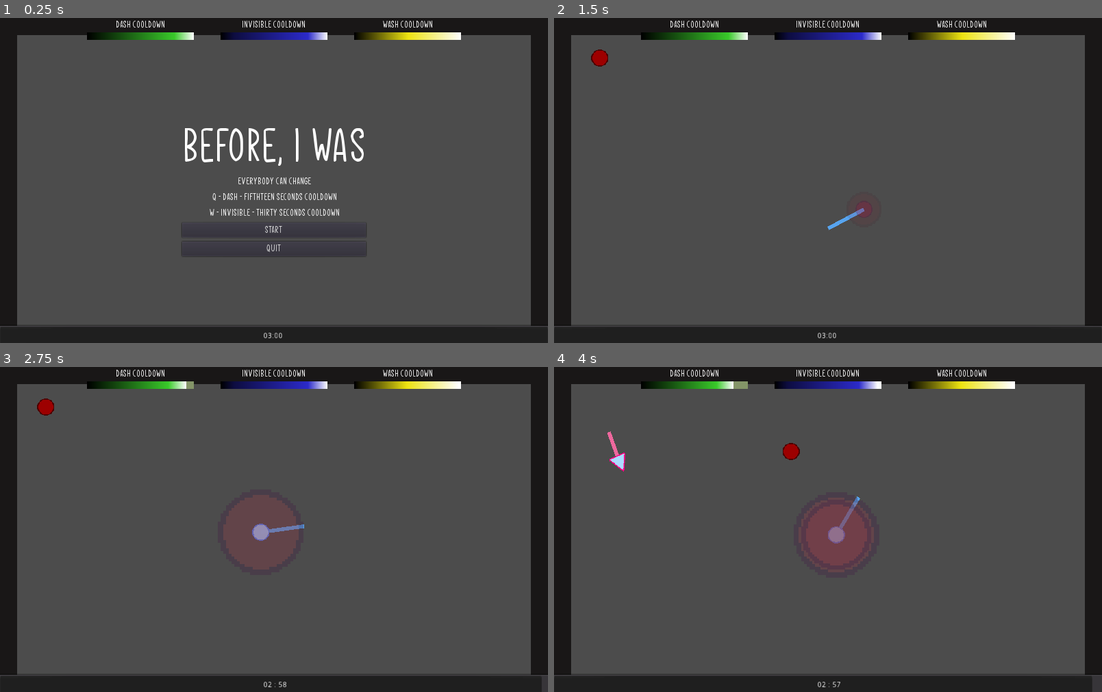
Above: before the commit, frames 1-4 (two rows, left to right).
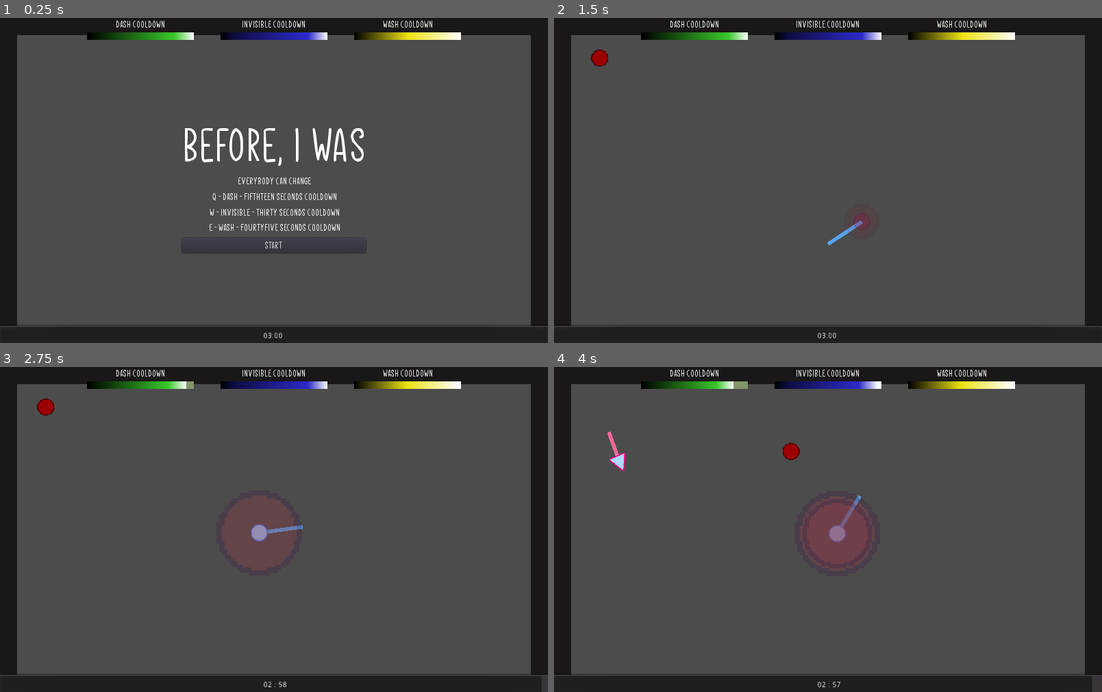
Above: after the commit, the same moments.

Repository: lpancho/Before-I-was
Game: Godot game, scene res://scenes/game/Game.tscn
Two runs of this game, one before a commit and one after it. Both use one fixed random seed, a clock stepped at 60 frames per second and the inputs below.
Inputs (mouse positions are in pixels of both pictures, inside the frame that each line leads up to):
- Up to frame 1 (0.25 s): no input
- Up to frame 2 (1.5 s): click "Start" at 0.5 s; move the mouse to (948, 164) at 1.27 s; tap E (E) at 1.35 s
- Up to frame 3 (2.75 s): tap Q (Q) at 1.55, 2.1 s; move the mouse to (164, 545) at 2.02 s; tap W (W) at 2.3 s
- Up to frame 4 (4 s): move the mouse to (882, 458) at 2.77 s; tap W (W) at 2.85 s; tap E (E) at 3.05, 3.6 s; move the mouse to (800, 594) at 3.52 s; tap Q (Q) at 3.8 s

The runs differ from the first frame. In frame 1, 0.4% of the frame differs, in the area x 33-67%, y 63-74%; in frame 2, 0.2%; in frame 3, 0.2%; in frame 4, 0.4%.

Commit message:
Added Wash skill

Diff:
--- a/scenes/game/Game.tscn
+++ b/scenes/game/Game.tscn
@@ -77,9 +77,9 @@
 margin_bottom = 110.5
 
 [node name="VBoxContainer" type="VBoxContainer" parent="CanvasLayer/MenuContainer"]
-editor/display_folded = true
+margin_top = 18.0
 margin_right = 354.0
-margin_bottom = 257.0
+margin_bottom = 269.0
 custom_constants/separation = 8
 
 [node name="Label" type="Label" parent="CanvasLayer/MenuContainer/VBoxContainer"]
@@ -112,17 +112,26 @@
 text = "W - INVISIBLE - THIRTY seconds cooldown"
 align = 1
 
-[node name="Start" type="Button" parent="CanvasLayer/MenuContainer/VBoxContainer"]
+[node name="Label5" type="Label" parent="CanvasLayer/MenuContainer/VBoxContainer"]
 margin_top = 193.0
 margin_right = 354.0
-margin_bottom = 221.0
+margin_bottom = 215.0
+custom_fonts/font = SubResource( 2 )
+text = "E - WASH - FOURTYFIVE seconds cooldown"
+align = 1
+
+[node name="Start" type="Button" parent="CanvasLayer/MenuContainer/VBoxContainer"]
+margin_top = 223.0
+margin_right = 354.0
+margin_bottom = 251.0
 custom_fonts/font = SubResource( 3 )
 text = "Start"
 
 [node name="Quit" type="Button" parent="CanvasLayer/MenuContainer/VBoxContainer"]
-margin_top = 229.0
+visible = false
+margin_top = 259.0
 margin_right = 354.0
-margin_bottom = 257.0
+margin_bottom = 287.0
 custom_fonts/font = SubResource( 4 )
 text = "QUIT"
 
--- a/scenes/player/Player.gd
+++ b/scenes/player/Player.gd
@@ -36,16 +36,16 @@
 	var E = Input.is_action_just_pressed("E") # WASH
 
 	if Q and dash_skill_t.is_stopped():
+		$Dash.play()
 		current_dash_value = DASH_VALUE
-		$Dash.play()
 		dash_skill_t.start()
 		dash_prog_timer.start()
 	if W and invi_skill_t.is_stopped() and invi_t.is_stopped():
+		$Invisible.play()
 		set_collision_mask_bit(1, false)
 		invi_t.start()
 		invi_skill_t.start()
 		invi_prog_timer.start()
-		$Invisible.play()
 		anim.play("Invisible")
 	if E and wash_skill_t.is_stopped():
 		var wash = wash_scn.instance()
--- a/scenes/player/Player.tscn
+++ b/scenes/player/Player.tscn
@@ -92,7 +92,7 @@
 
 [sub_resource type="Gradient" id=21]
 offsets = PoolRealArray( 0, 0.507003, 1 )
-colors = PoolColorArray( 0, 0, 0, 1, 0.90369, 0.904297, 0.826584, 1, 1, 1, 1, 1 )
+colors = PoolColorArray( 0, 0, 0, 1, 0.925781, 0.679871, 0.829722, 1, 1, 1, 1, 1 )
 
 [sub_resource type="GradientTexture" id=22]
 gradient = SubResource( 21 )
@@ -139,6 +139,7 @@
 color = Color( 0.345098, 0.647059, 0.941176, 1 )
 
 [node name="CanvasLayer" type="CanvasLayer" parent="."]
+editor/display_folded = true
 
 [node name="HBoxContainer" type="HBoxContainer" parent="CanvasLayer"]
 anchor_left = 0.5
--- a/scenes/wash/Wash.gd
+++ b/scenes/wash/Wash.gd
@@ -1,6 +1,7 @@
 extends KinematicBody2D
 
 func _ready():
+	$Wash.play()
 	$Anim.play("default")
 	pass
 
--- a/scenes/wash/Wash.tscn
+++ b/scenes/wash/Wash.tscn
@@ -1,7 +1,8 @@
-[gd_scene load_steps=5 format=2]
+[gd_scene load_steps=6 format=2]
 
 [ext_resource path="res://scenes/wash/Wash.gd" type="Script" id=1]
 [ext_resource path="res://assets/images/circle.png" type="Texture" id=2]
+[ext_resource path="res://assets/sounds/sfx_sound_neutral3.wav" type="AudioStream" id=3]
 
 [sub_resource type="CircleShape2D" id=1]
 radius = 15.5
@@ -38,4 +39,8 @@
 
 [node name="Anim" type="AnimationPlayer" parent="."]
 anims/default = SubResource( 2 )
+
+[node name="Wash" type="AudioStreamPlayer" parent="."]
+stream = ExtResource( 3 )
+volume_db = -20.0
 [connection signal="animation_finished" from="Anim" to="." method="_on_Anim_animation_finished"]
Not shown, added: assets/sounds/sfx_sound_neutral3.wav.import
Not shown, changed: export_presets.cfg
Not shown, added: assets/sounds/sfx_sound_neutral3.wav
